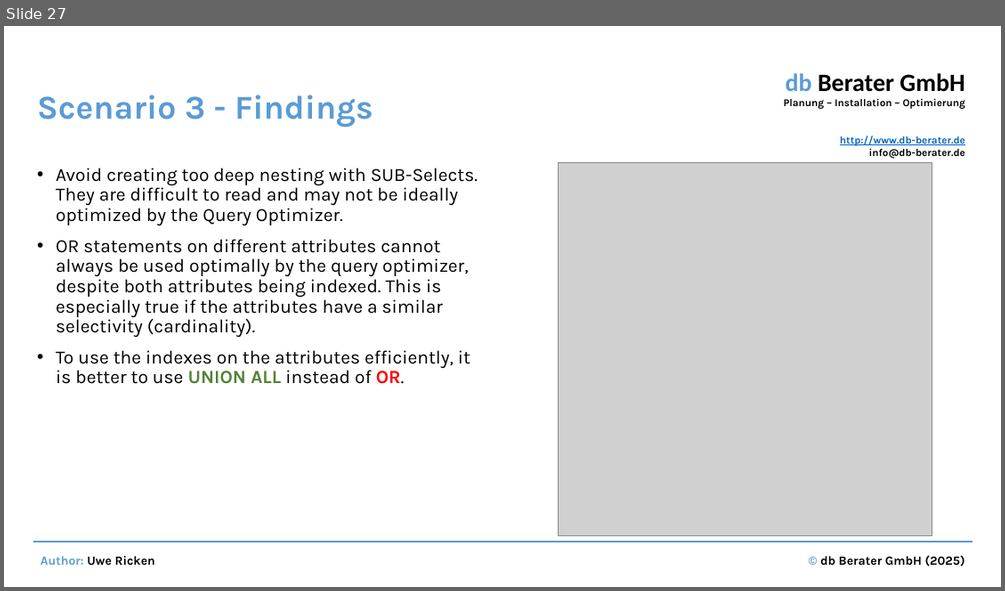
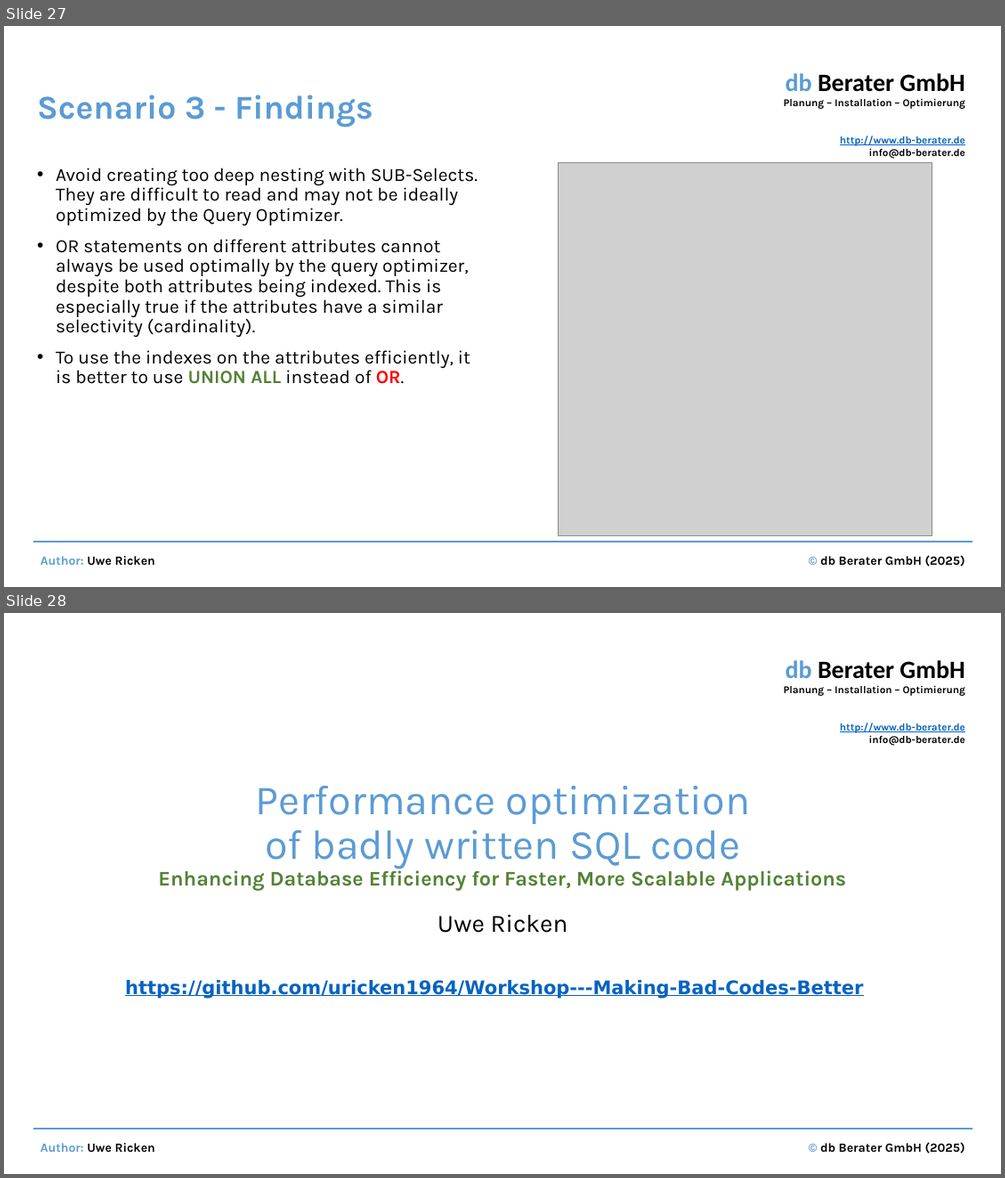
Before and after one commit to uricken1964/Workshop---Making-Bad-Codes-Better, a slide deck: Documents and Preparation/Performance optimization by identifying and correcting bad SQL code.pptx. Shown one above the other, each under a label of ours: slide 27 before the commit, slides 27 and 28 after it. The pictures are 1005x591 and 1005x1178 pixels, drawn with LibreOffice and Linux fonts; fonts in the diff are those of the drawing; grey boxes stand for pictures. Boxes give left, top, right and bottom in pixels: in the first picture for what was removed or moved away, otherwise in the second. Text is boxed around its words. In the diff, an @@ line names an element or a change of style, - is before the commit and + after.

```diff
--- a/Documents and Preparation/Performance optimization by identifying and correcting bad SQL code.pptx
+++ b/Documents and Preparation/Performance optimization by identifying and correcting bad SQL code.pptx
@@ slide 28 added at <box>4,613,1001,1174</box>, background #FFFFFF; not listed: 4 template elements that a slide beside it also shows @@
@@ title added at <box>158,786,846,891</box>, 20 pt, text #548235, bold @@
+Performance optimization
+of badly written SQL code
+Enhancing Database Efficiency for Faster, More Scalable Applications
@@ subtitle added at <box>437,914,568,933</box>, 24 pt, text #000000 @@
+Uwe Ricken
@@ text added at <box>125,980,863,998</box>, 18 pt, text #0563C1, bold, underline @@
+https://github.com/uricken1964/Workshop---Making-Bad-Codes-Better
```
Also in this commit, not shown: 26 other slides added, 16 other files.
